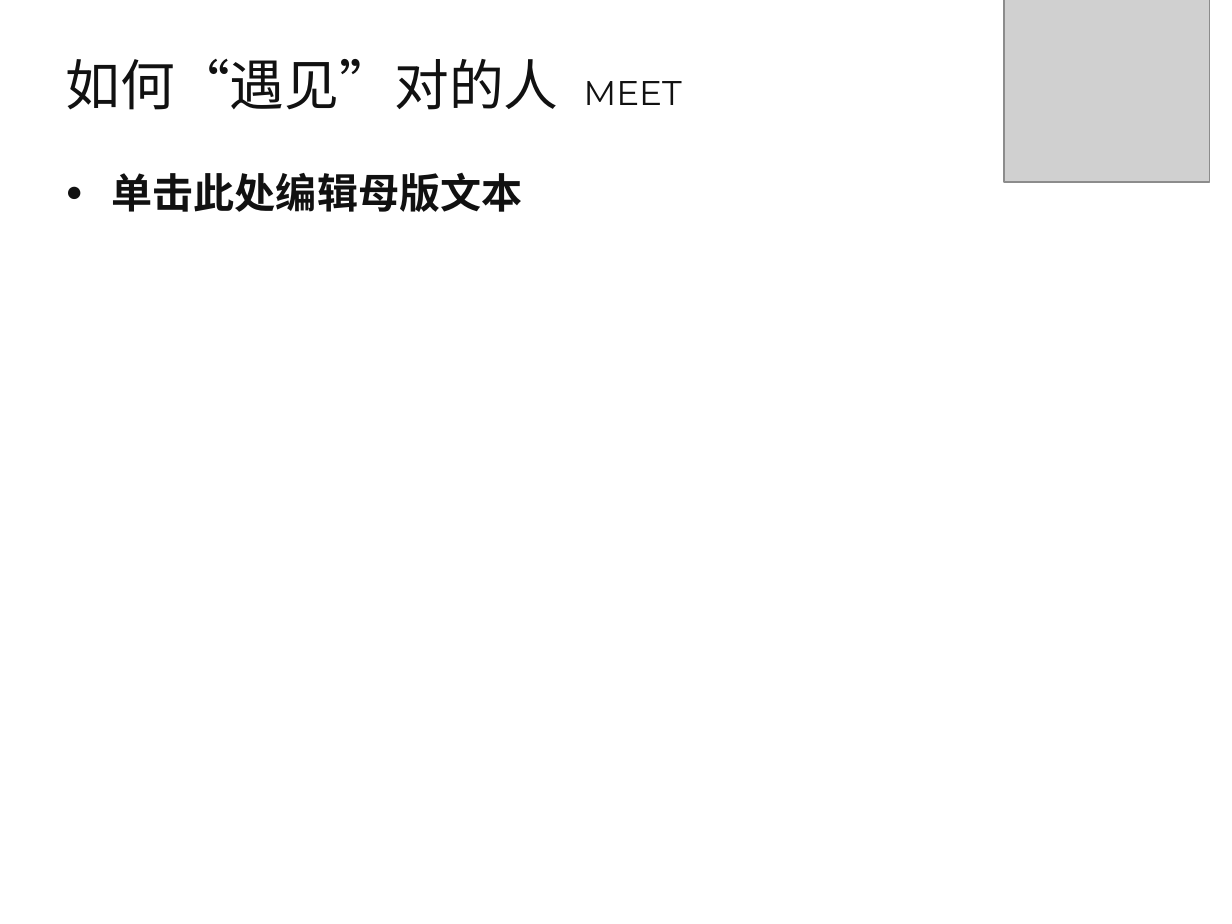
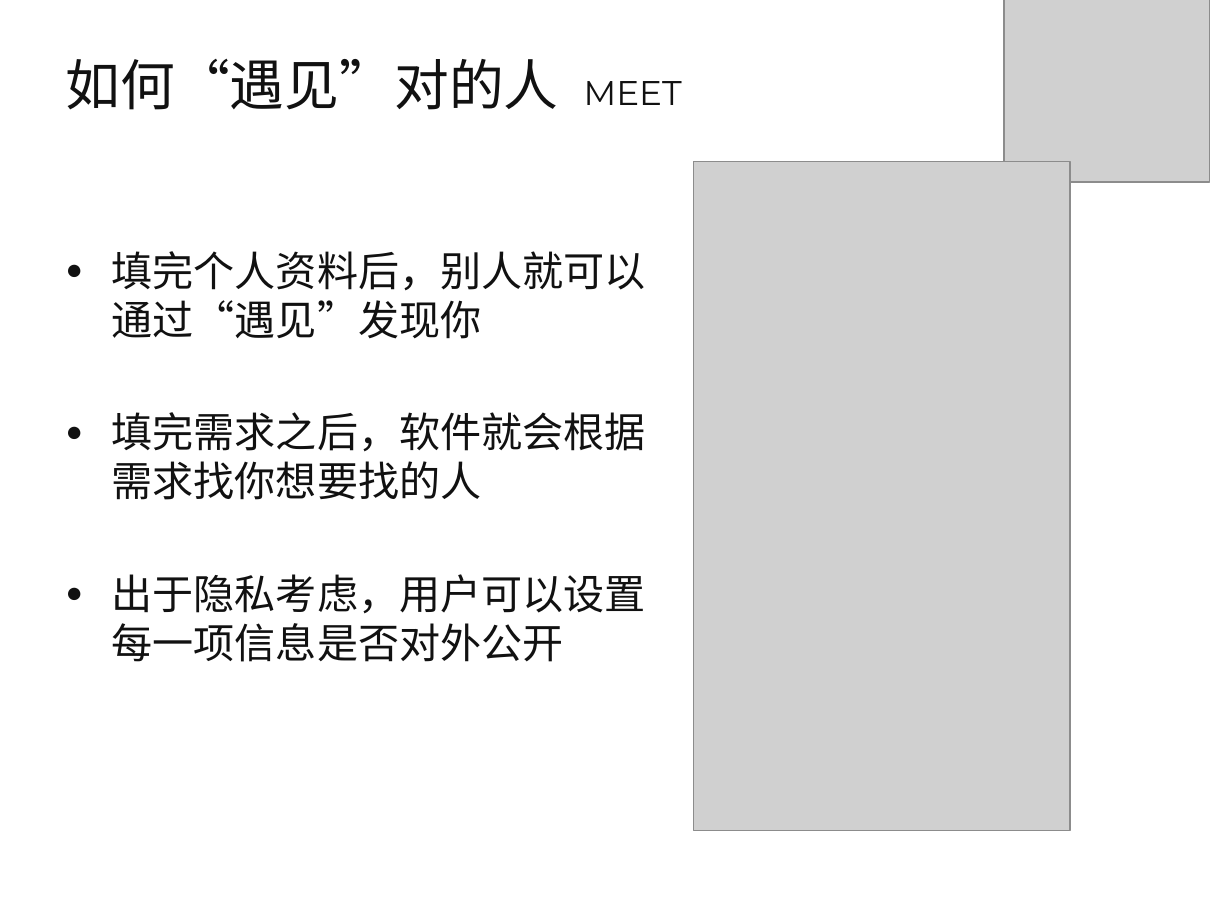
Before and after one commit to qwordy/Meet, a slide deck: slide 8 of doc/高级软件工程中期答辩-第六组.pptx (slide 7 before the commit). Drawn at 1232x924 pixels with LibreOffice and Linux fonts; fonts in the diff are those of the drawing; grey boxes stand for pictures; background and template pictures are left out. Boxes give left, top, right and bottom in pixels: in the first picture for what was removed or moved away, otherwise in the second. Text is boxed around its words. In the diff, an @@ line names an element or a change of style, - is before the commit and + after.

```diff
--- a/doc/高级软件工程中期答辩-第六组.pptx
+++ b/doc/高级软件工程中期答辩-第六组.pptx
@@ picture added at box(694, 161, 1071, 830) @@
@@ text at box(112, 251, 646, 662): text changed; bold off @@
-● 单击此处编辑母版文本
+● 填完个人资料后，别人就可以通过“遇见”发现你
+● 填完需求之后，软件就会根据需求找你想要找的人
+● 出于隐私考虑，用户可以设置每一项信息是否对外公开
```
Also in this commit, not shown: 4 other slides changed, 4 slides added, 3 slides removed.
